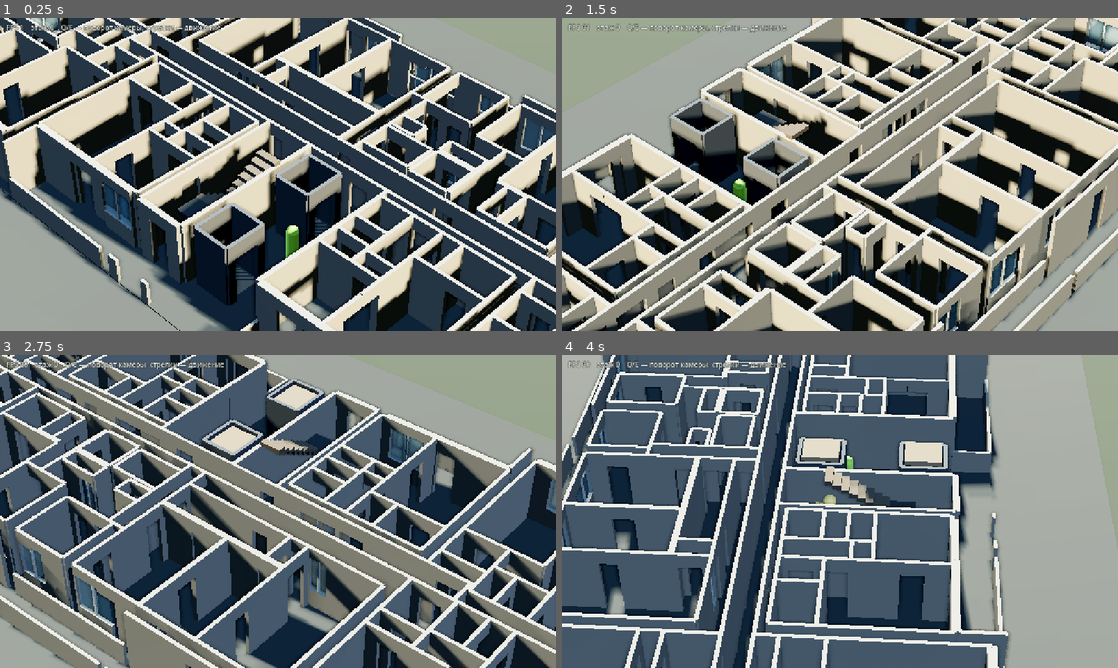
Above: before the commit, frames 1-4 (two rows, left to right).
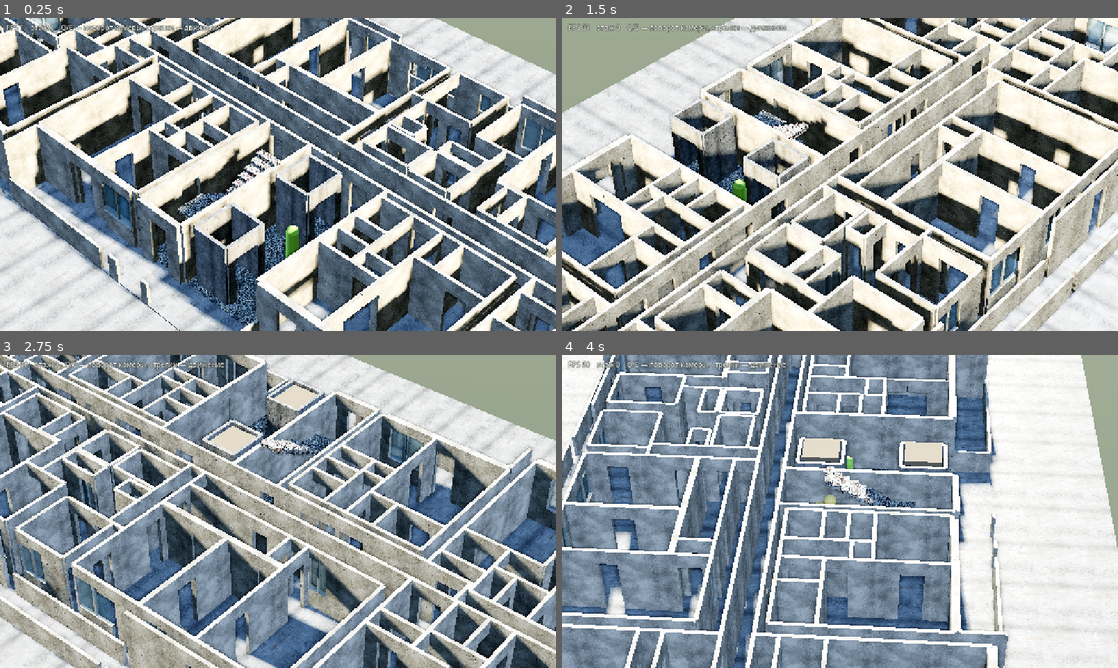
Above: after the commit, the same moments.

Repository: SashkoSoft/Godot_skilled
Game: Godot game, scene res://main.tscn
Same seed, same stepped clock (60 frames per second), same inputs: the game is played once before the commit and once after it.
Inputs:
- Up to frame 1 (0.25 s): no input
- Up to frame 2 (1.5 s): hold Right (ui_right) 0.53-1.28 s; hold Q 0.53-1.28 s; hold Down (ui_down) from 1.28 s (still down); tap E at 1.35 s
- Up to frame 3 (2.75 s): release Down (ui_down) at 2.03 s; hold Right (ui_right) from 2.03 s (still down); hold Q from 2.03 s (still down)
- Up to frame 4 (4 s): release Right (ui_right) at 2.78 s; release Q at 2.78 s; hold Up (ui_up) 2.78-3.53 s; tap E at 2.85 s; hold Left (ui_left) from 3.53 s (still down); hold Q from 3.53 s (still down)

The runs differ from the first frame. In frame 1, 72% of the frame differs, in the area x 0-100%, y 0-100%; in frame 2, 67%; in frame 3, 72%; in frame 4, 81%.

Commit message:
Принятые текстуры легли на дом
task-0004 принято: альфа построена верно, градация 0,18-0,80, у трещин 0,90.

Шейдер стен получил трипланарные текстуры по мировым координатам: развёрток
у боксов нет, а тайл должен быть одинаковым в метрах на всех поверхностях.
Разведено по материалам: наружная стена — бетон, внутренняя — крашеная,
перекрытия и площадка снаружи — стяжка, лестничный узел — крошка, ступени —
крупная крошка с красным.

В игру кладу текстуры уменьшенными вдвое и без карты высот: при изометрии
с 10-45 метров 2K на двухметровый тайл избыточен, 117 МБ ужались до 32.

Diff:
--- a/game/tower.gd
+++ b/game/tower.gd
@@ -158,10 +158,22 @@
 var _m_shaft: ShaderMaterial
 var _m_glass: StandardMaterial3D
 var _m_frame: ShaderMaterial
+var _m_wall_worn: ShaderMaterial
+var _m_facade: ShaderMaterial
+var _m_core_floor: ShaderMaterial
 
 const FADE_SHADER := """
 shader_type spatial;
 render_mode cull_back, diffuse_burley;
+
+// Текстуры кладутся трипланарно по мировым координатам: стены и полы —
+// это боксы разных размеров, развёртки у них нет, а тайл должен быть
+// одинаковым в метрах на всех поверхностях.
+uniform sampler2D tex_albedo : source_color, filter_linear_mipmap, repeat_enable;
+uniform sampler2D tex_normal : hint_normal, filter_linear_mipmap, repeat_enable;
+uniform sampler2D tex_orm : hint_default_white, filter_linear_mipmap, repeat_enable;
+uniform bool textured = false;
+uniform float tile = 2.0;              // сколько метров на один повтор
 
 uniform vec3 base_color : source_color = vec3(0.60, 0.60, 0.58);
 uniform float rough = 0.92;
@@ -174,15 +186,38 @@
 instance uniform float hole_mode = 1.0;
 
 varying vec3 world_pos;
+varying vec3 world_normal;
 
 void vertex() {
 	world_pos = (MODEL_MATRIX * vec4(VERTEX, 1.0)).xyz;
+	world_normal = normalize((MODEL_MATRIX * vec4(NORMAL, 0.0)).xyz);
 }
 
+vec4 triplanar(sampler2D t, vec3 p, vec3 n) {
+	vec3 w = pow(abs(n), vec3(4.0));
+	w /= (w.x + w.y + w.z);
+	return texture(t, p.zy) * w.x + texture(t, p.xz) * w.y + texture(t, p.xy) * w.z;
+}
+
 void fragment() {
-	ALBEDO = base_color * mix(vec3(0.82), tint_top, clamp(NORMAL.y, 0.0, 1.0));
-	ROUGHNESS = rough;
+	vec3 col = base_color * mix(vec3(0.82), tint_top, clamp(NORMAL.y, 0.0, 1.0));
+	float r = rough;
+	float ao = 1.0;
+	if (textured) {
+		vec3 p = world_pos / tile;
+		vec3 n = normalize(world_normal);
+		col = triplanar(tex_albedo, p, n).rgb;
+		vec3 orm = triplanar(tex_orm, p, n).rgb;
+		ao = orm.r;
+		r = orm.g;
+		NORMAL_MAP = triplanar(tex_normal, p, n).rgb;
+		NORMAL_MAP_DEPTH = 0.8;
+	}
+	ALBEDO = col;
+	ROUGHNESS = r;
 	METALLIC = 0.0;
+	AO = ao;
+	AO_LIGHT_AFFECT = 0.6;
 	float d = length(world_pos.xz - focus_pos.xz);
 	float in_hole = 1.0 - smoothstep(focus_radius - focus_soft, focus_radius, d);
 	float a = mix(fade, mix(1.0, fade, in_hole), hole_mode);
@@ -190,7 +225,6 @@
 	ALPHA_HASH_SCALE = 1.0;
 }
 """
-
 
 # ---------------------------------------------------------------------------
 #  Разметка
@@ -285,10 +319,13 @@
 
 func build(floors: int = 3) -> void:
 	_load_extra_doors()
-	_m_wall = _mat(Color(0.62, 0.61, 0.58))
-	_m_floor = _mat(Color(0.33, 0.34, 0.33))
-	_m_stair = _mat(Color(0.46, 0.42, 0.37))
-	_m_shaft = _mat(Color(0.38, 0.40, 0.42))
+	_m_wall = _mat(Color(0.62, 0.61, 0.58), "wall-paint")
+	_m_wall_worn = _mat(Color(0.60, 0.58, 0.54), "wall-paint-worn")
+	_m_facade = _mat(Color(0.55, 0.55, 0.54), "concrete-facade")
+	_m_floor = _mat(Color(0.45, 0.45, 0.44), "concrete-facade", 2.4)
+	_m_core_floor = _mat(Color(0.33, 0.34, 0.33), "landing-floor", 1.2)
+	_m_stair = _mat(Color(0.46, 0.42, 0.37), "stair-tread", 0.6)
+	_m_shaft = _mat(Color(0.42, 0.43, 0.44), "concrete-facade", 1.6)
 	_m_frame = _mat(Color(0.80, 0.79, 0.75))
 	_m_glass = StandardMaterial3D.new()
 	_m_glass.albedo_color = Color(0.60, 0.74, 0.80, 0.28)
@@ -339,6 +376,7 @@
 	var y := f * FLOOR_H
 	_slab(f, false)
 	_emit_walls(f, y)
+	_core_floor(f, y)
 	_shafts(f, y)
 	if with_stairs:
 		_stairs(f)
@@ -947,6 +985,18 @@
 const LIFT_DOOR := 1.10
 
 
+## Крошка — только в лестнично-лифтовом узле: в квартирах пол другой.
+func _core_floor(f: int, y: float) -> void:
+	for r in ROOMS:
+		if int(r[5]) != COR:
+			continue
+		var mesh := BoxMesh.new()
+		mesh.size = Vector3(r[2] - r[0] - 0.02, 0.04, r[3] - r[1] - 0.02)
+		var mi := _spawn_visual(mesh, Vector3((r[0] + r[2]) * 0.5, y + 0.02,
+				(r[1] + r[3]) * 0.5), _m_core_floor, f)
+		mi.name = "CoreFloor_%d" % f
+
+
 func _shafts(f: int, y: float) -> void:
 	var idx := 0
 	for r in ROOMS:
@@ -1075,7 +1125,7 @@
 	var mesh := BoxMesh.new()
 	mesh.size = Vector3(STAIR_X1 - STAIR_X0 - 0.2, WALL, 1.05)
 	var mi := _spawn(mesh, Vector3((STAIR_X0 + STAIR_X1) * 0.5, y - WALL * 0.5, z + 0.5),
-			_m_floor, f)
+			_m_core_floor, f)
 	mi.name = "Landing_%d" % f
 
 
@@ -1084,7 +1134,9 @@
 # ---------------------------------------------------------------------------
 
 func _wall(f: int, center: Vector3, dir: Vector3, length: float,
-		holes: Array[Vector3], thick: float = WALL) -> void:
+		holes: Array[Vector3], thick: float = WALL, mat: ShaderMaterial = null) -> void:
+	if mat == null:
+		mat = _m_wall
 	var cuts: Array[Vector3] = holes.duplicate()
 	cuts.sort_custom(func(a, b): return a.x < b.x)
 
@@ -1110,7 +1162,7 @@
 			mesh.size = Vector3(sl, hw, thick)
 		var pos := center + dir * ((s.x + s.y) * 0.5)
 		pos.y = center.y + hw * 0.5
-		var mi := _spawn(mesh, pos, _m_wall, f)
+		var mi := _spawn(mesh, pos, mat, f)
 		mi.name = "Wall_%d" % f
 
 	for h: Vector3 in cuts:
@@ -1123,7 +1175,7 @@
 			mesh.size = Vector3(h.y, above, thick)
 		var pos := center + dir * h.x
 		pos.y = center.y + hw - above * 0.5
-		var mi := _spawn(mesh, pos, _m_wall, f)
+		var mi := _spawn(mesh, pos, mat, f)
 		mi.name = "Lintel_%d" % f
 		if h.z >= 0.5:
 			var sill := BoxMesh.new()
@@ -1133,7 +1185,7 @@
 				sill.size = Vector3(h.y, 0.85, thick)
 			var sp := center + dir * h.x
 			sp.y = center.y + 0.425
-			var ms := _spawn(sill, sp, _m_wall, f)
+			var ms := _spawn(sill, sp, mat, f)
 			ms.name = "Sill_%d" % f
 			_glaze(f, center + dir * h.x, dir, h.y, center.y, hw - above)
 		_mark(f, center + dir * h.x, dir, h.y, h.z, center.y)
@@ -1198,13 +1250,28 @@
 	mi.set_meta("is_mark", true)
 
 
-func _mat(c: Color) -> ShaderMaterial:
-	var sh := Shader.new()
-	sh.code = FADE_SHADER
+## Один шейдер на всё, экземпляры материалов различаются текстурами.
+static var _shader: Shader = null
+
+
+func _mat(c: Color, set_name := "", tile := 2.0) -> ShaderMaterial:
+	if _shader == null:
+		_shader = Shader.new()
+		_shader.code = FADE_SHADER
 	var m := ShaderMaterial.new()
-	m.shader = sh
+	m.shader = _shader
 	m.set_shader_parameter("base_color", c)
 	m.set_shader_parameter("tint_top", Color(1.04, 1.03, 1.0))
+	if set_name != "":
+		var dir := "res://assets/textures/%s/" % set_name
+		var stem: String = set_name.replace("-", "_")
+		var alb := "%s%s_albedo_1k.png" % [dir, stem]
+		if ResourceLoader.exists(alb):
+			m.set_shader_parameter("tex_albedo", load(alb))
+			m.set_shader_parameter("tex_normal", load("%s%s_normal_1k.png" % [dir, stem]))
+			m.set_shader_parameter("tex_orm", load("%s%s_orm_1k.png" % [dir, stem]))
+			m.set_shader_parameter("textured", true)
+			m.set_shader_parameter("tile", tile)
 	return m
 
 
Binary file added: game/assets/textures/concrete-facade/concrete_facade_albedo_1k.png
Not shown, added: game/assets/textures/concrete-facade/concrete_facade_albedo_1k.png.import
Binary file added: game/assets/textures/concrete-facade/concrete_facade_normal_1k.png
Not shown, added: game/assets/textures/concrete-facade/concrete_facade_normal_1k.png.import
Binary file added: game/assets/textures/concrete-facade/concrete_facade_orm_1k.png
Not shown, added: game/assets/textures/concrete-facade/concrete_facade_orm_1k.png.import
Binary file added: game/assets/textures/landing-floor/landing_floor_albedo_1k.png
Not shown, added: game/assets/textures/landing-floor/landing_floor_albedo_1k.png.import
Binary file added: game/assets/textures/landing-floor/landing_floor_normal_1k.png
Not shown, added: game/assets/textures/landing-floor/landing_floor_normal_1k.png.import
Binary file added: game/assets/textures/landing-floor/landing_floor_orm_1k.png
Not shown, added: game/assets/textures/landing-floor/landing_floor_orm_1k.png.import
(and 36 more such lines)
